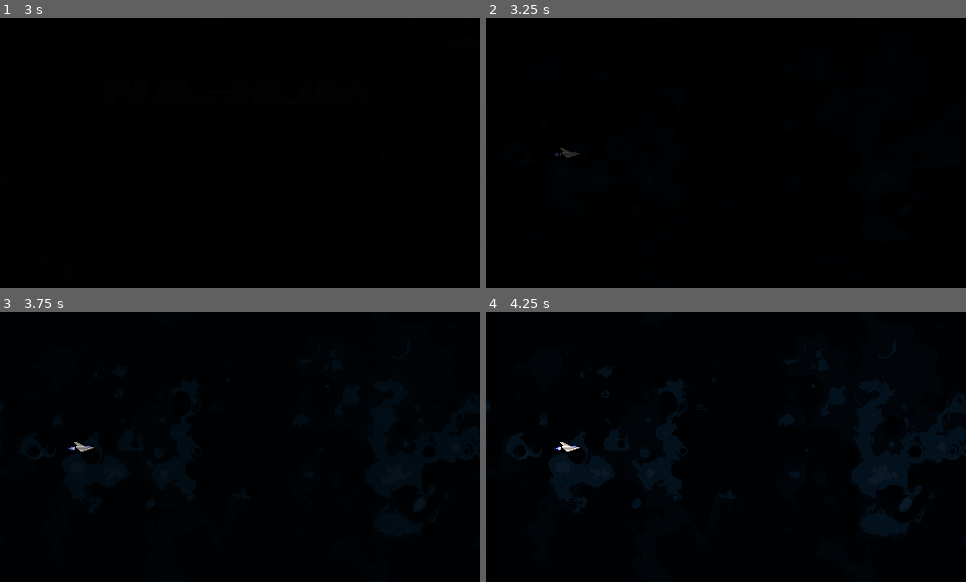
Above: before the commit, frames 1-4 (two rows, left to right).
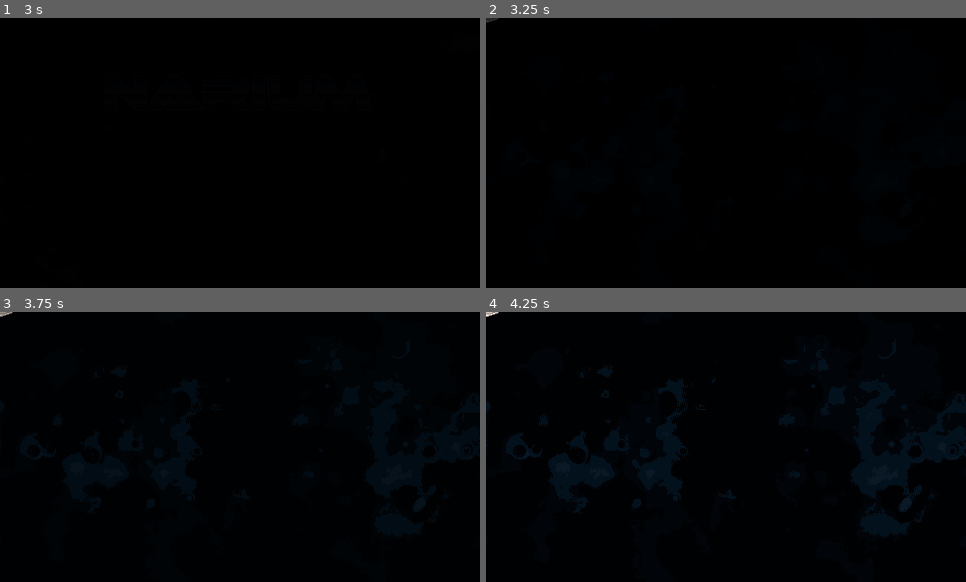
Above: after the commit, the same moments.

Repository: aroldanju/narium
Game: Godot game, scene res://scenes/MainMenu.tscn
Same seed, same stepped clock (60 frames per second), same inputs: the game is played once before the commit and once after it.
Inputs:
- Up to frame 1 (3 s): tap Enter at 1.25 s; tap Space at 2 s
- Up to frame 2 (3.25 s): no input
- Up to frame 3 (3.75 s): no input
- Up to frame 4 (4.25 s): no input

Frame 1 is identical in both runs. In frame 2, 0.1% of the frame differs, in the area x 0-20%, y 0-52%; in frame 3, 0.1%; in frame 4, 0.1%.

Commit message:
Shooting

Diff:
--- a/project.godot
+++ b/project.godot
@@ -43,6 +43,11 @@
 "events": [ Object(InputEventKey,"resource_local_to_scene":false,"resource_name":"","device":0,"alt":false,"shift":false,"control":false,"meta":false,"command":false,"pressed":false,"scancode":0,"physical_scancode":16777232,"unicode":0,"echo":false,"script":null)
  ]
 }
+fire={
+"deadzone": 0.5,
+"events": [ Object(InputEventKey,"resource_local_to_scene":false,"resource_name":"","device":0,"alt":false,"shift":false,"control":false,"meta":false,"command":false,"pressed":false,"scancode":0,"physical_scancode":16777238,"unicode":0,"echo":false,"script":null)
+ ]
+}
 
 [physics]
 
--- /dev/null
+++ b/scenes/Bullet.tscn
@@ -0,0 +1,45 @@
+[gd_scene load_steps=4 format=2]
+
+[ext_resource path="res://assets/images/bullet_fire.png" type="Texture" id=1]
+
+[sub_resource type="GDScript" id=2]
+script/source = "extends KinematicBody2D
+
+export(float) var speed = 300.0
+
+var _bulletOwner = null
+var _velocity = Vector2(1.0, 0)
+
+func _ready():
+	pass
+
+func _process(delta):
+	self._velocity = move_and_slide(self._velocity.normalized() * self.speed)
+
+func create(entity):
+	self._bulletOwner = entity
+	self.position = entity.position
+
+func _on_VisibilityNotifier2D_screen_exited():
+	queue_free()
+"
+
+[sub_resource type="CapsuleShape2D" id=1]
+radius = 2.0
+height = 4.0
+
+[node name="Bullet" type="KinematicBody2D"]
+script = SubResource( 2 )
+
+[node name="CollisionShape2D" type="CollisionShape2D" parent="."]
+rotation = 1.5708
+shape = SubResource( 1 )
+
+[node name="Sprite" type="Sprite" parent="."]
+texture = ExtResource( 1 )
+
+[node name="VisibilityNotifier2D" type="VisibilityNotifier2D" parent="."]
+scale = Vector2( 24, 13.6 )
+rect = Rect2( 0, 0, 20, 20 )
+
+[connection signal="screen_exited" from="VisibilityNotifier2D" to="." method="_on_VisibilityNotifier2D_screen_exited"]
--- a/scenes/Game.tscn
+++ b/scenes/Game.tscn
@@ -1,8 +1,8 @@
-[gd_scene load_steps=9 format=2]
+[gd_scene load_steps=7 format=2]
 
 [ext_resource path="res://scenes/Transition.tscn" type="PackedScene" id=1]
 [ext_resource path="res://assets/images/background_level_01.png" type="Texture" id=2]
-[ext_resource path="res://assets/images/player.png" type="Texture" id=3]
+[ext_resource path="res://scenes/Player.tscn" type="PackedScene" id=3]
 [ext_resource path="res://resources/theme_default.tres" type="Theme" id=4]
 
 [sub_resource type="GDScript" id=1]
@@ -13,10 +13,7 @@
 onready var playerAnimation := $Player/Sprite/AnimationPlayer
 onready var labelLevel := $CanvasLayer/Control/LabelLevel
 onready var labelLevelAnimation := $CanvasLayer/Control/LabelLevel/AnimationPlayer
-
-export(float) var speed = 100.0
-
-var velocity = Vector2()
+onready var visibilityNotifier := $VisibilityNotifier2D
 
 func _ready():
 	self.transition.fade_in()
@@ -27,46 +24,7 @@
 
 func _on_Transition_on_fade_in_finish():
 	self.labelLevelAnimation.play(\"fade_in\")
-
-func input_player():
-	self.velocity = Vector2()
-
-	if Input.is_action_pressed(\"left\"):
-		self.velocity.x += -1
-	if Input.is_action_pressed(\"right\"):
-		self.velocity.x += 1
-	if Input.is_action_pressed(\"up\"):
-		self.velocity.y += -1
-	if Input.is_action_pressed(\"down\"):
-		self.velocity.y += 1
-
-	self.velocity = self.velocity.normalized() * self.speed
-
-func _physics_process(delta):
-	input_player()
-	self.velocity = self.player.move_and_slide(self.velocity)
 "
-
-[sub_resource type="Animation" id=3]
-resource_name = "default"
-length = 0.4
-loop = true
-tracks/0/type = "value"
-tracks/0/path = NodePath(".:frame")
-tracks/0/interp = 1
-tracks/0/loop_wrap = true
-tracks/0/imported = false
-tracks/0/enabled = true
-tracks/0/keys = {
-"times": PoolRealArray( 0, 0.1, 0.2, 0.3 ),
-"transitions": PoolRealArray( 1, 1, 1, 1 ),
-"update": 1,
-"values": [ 0, 1, 2, 1 ]
-}
-
-[sub_resource type="CapsuleShape2D" id=2]
-radius = 4.0
-height = 12.0
 
 [sub_resource type="Animation" id=4]
 resource_name = "fade_in"
@@ -103,19 +61,7 @@
 position = Vector2( 240, 135 )
 texture = ExtResource( 2 )
 
-[node name="Player" type="KinematicBody2D" parent="."]
-position = Vector2( 81, 135 )
-
-[node name="Sprite" type="Sprite" parent="Player"]
-texture = ExtResource( 3 )
-vframes = 3
-
-[node name="AnimationPlayer" type="AnimationPlayer" parent="Player/Sprite"]
-anims/default = SubResource( 3 )
-
-[node name="CollisionShape2D" type="CollisionShape2D" parent="Player"]
-rotation = 1.5708
-shape = SubResource( 2 )
+[node name="Player" parent="." instance=ExtResource( 3 )]
 
 [node name="CanvasLayer" type="CanvasLayer" parent="."]
 
--- /dev/null
+++ b/scenes/Player.tscn
@@ -0,0 +1,73 @@
+[gd_scene load_steps=5 format=2]
+
+[ext_resource path="res://assets/images/player.png" type="Texture" id=1]
+
+[sub_resource type="GDScript" id=4]
+script/source = "extends KinematicBody2D
+
+var Bullet = preload(\"res://scenes/Bullet.tscn\")
+
+export(float) var speed = 300.0
+
+var _velocity = Vector2()
+
+func _ready():
+	pass # Replace with function body.
+
+func _read_input():
+	self._velocity = Vector2()
+
+	if Input.is_action_pressed(\"left\"):
+		self._velocity.x += -1
+	if Input.is_action_pressed(\"right\"):
+		self._velocity.x += 1
+	if Input.is_action_pressed(\"up\"):
+		self._velocity.y += -1
+	if Input.is_action_pressed(\"down\"):
+		self._velocity.y += 1
+	if Input.is_action_just_pressed(\"fire\"):
+		var bullet = Bullet.instance()
+		bullet.create(self)
+		get_parent().add_child(bullet)
+
+	self._velocity = self._velocity.normalized() * self.speed
+
+func _physics_process(delta):
+	_read_input()
+	self._velocity = move_and_slide(self._velocity)
+"
+
+[sub_resource type="Animation" id=3]
+resource_name = "default"
+length = 0.4
+loop = true
+tracks/0/type = "value"
+tracks/0/path = NodePath(".:frame")
+tracks/0/interp = 1
+tracks/0/loop_wrap = true
+tracks/0/imported = false
+tracks/0/enabled = true
+tracks/0/keys = {
+"times": PoolRealArray( 0, 0.1, 0.2, 0.3 ),
+"transitions": PoolRealArray( 1, 1, 1, 1 ),
+"update": 1,
+"values": [ 0, 1, 2, 1 ]
+}
+
+[sub_resource type="CapsuleShape2D" id=2]
+radius = 4.0
+height = 12.0
+
+[node name="Player" type="KinematicBody2D"]
+script = SubResource( 4 )
+
+[node name="Sprite" type="Sprite" parent="."]
+texture = ExtResource( 1 )
+vframes = 3
+
+[node name="AnimationPlayer" type="AnimationPlayer" parent="Sprite"]
+anims/default = SubResource( 3 )
+
+[node name="CollisionShape2D" type="CollisionShape2D" parent="."]
+rotation = 1.5708
+shape = SubResource( 2 )
Binary file added: assets/images/bullet_fire.png
Not shown, added: assets/images/bullet_fire.png.import
